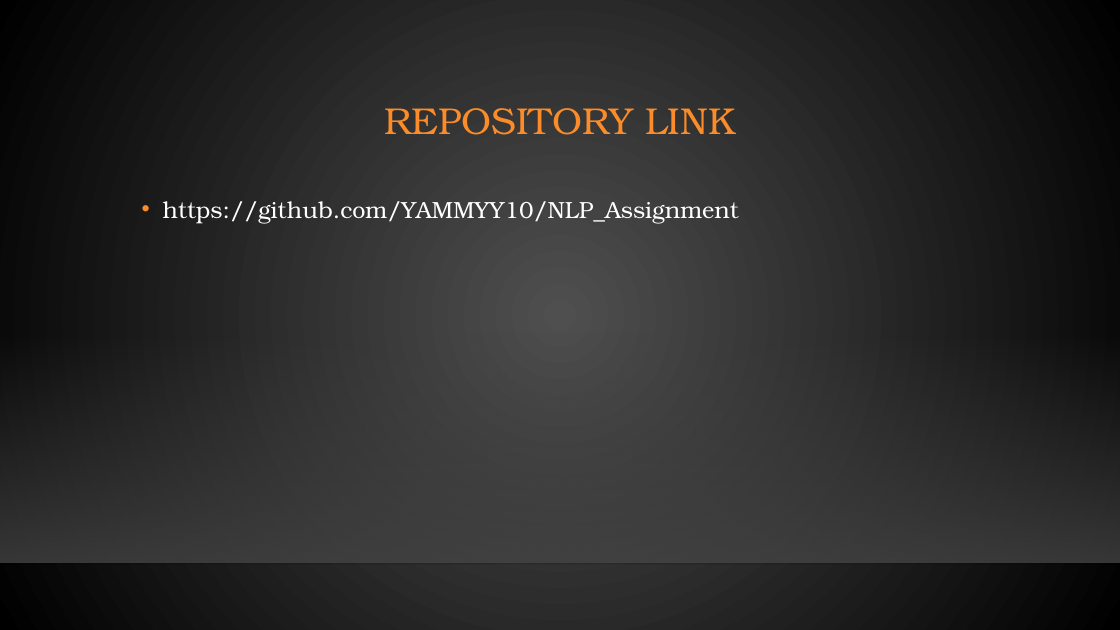
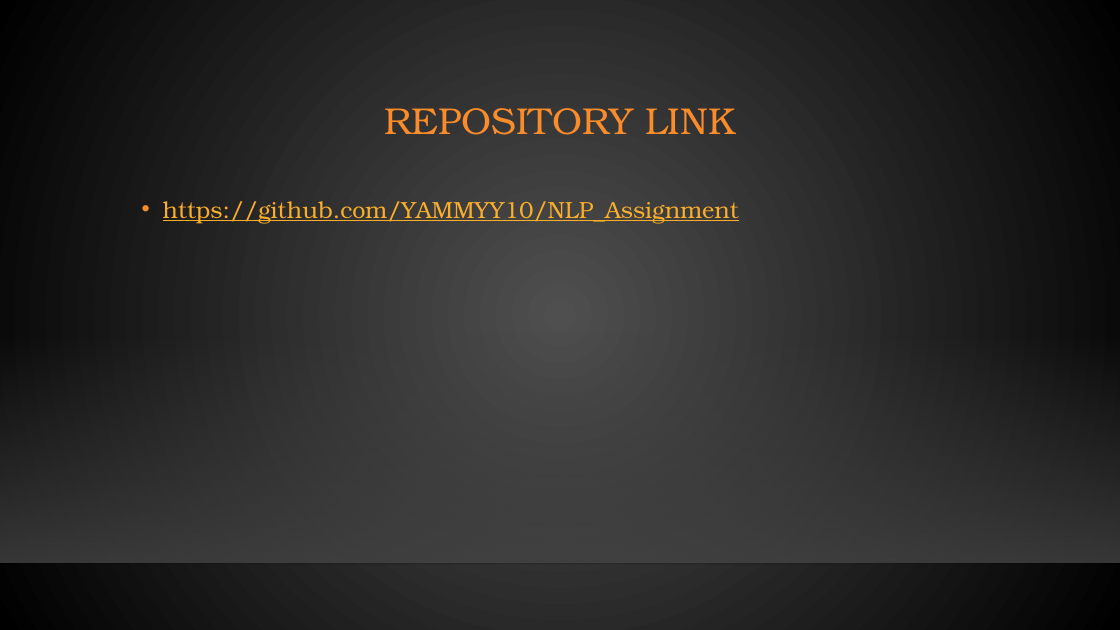
Before and after one commit to YAMMYY10/NLP_Assignment, a slide deck: slide 6 of Assn_report_2101230.pptx. Drawn at 1120x630 pixels with LibreOffice and Linux fonts; fonts in the diff are those of the drawing; background and template pictures are left out. Boxes give left, top, right and bottom in pixels: in the first picture for what was removed or moved away, otherwise in the second. Text is boxed around its words. In the diff, an @@ line names an element or a change of style, - is before the commit and + after.

```diff
--- a/Assn_report_2101230.pptx
+++ b/Assn_report_2101230.pptx
@@ text "https://github.com/YAMMYY10/NLP_Assignment" at bbox=[163, 201, 739, 223]: text colour #FFFFFF to #FBAE29, underline on @@
```
